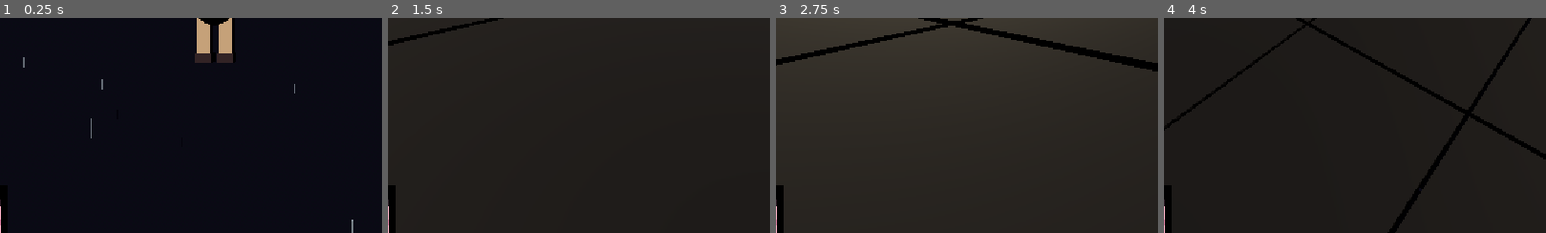
Above: before the commit, frames 1-4 (left to right).
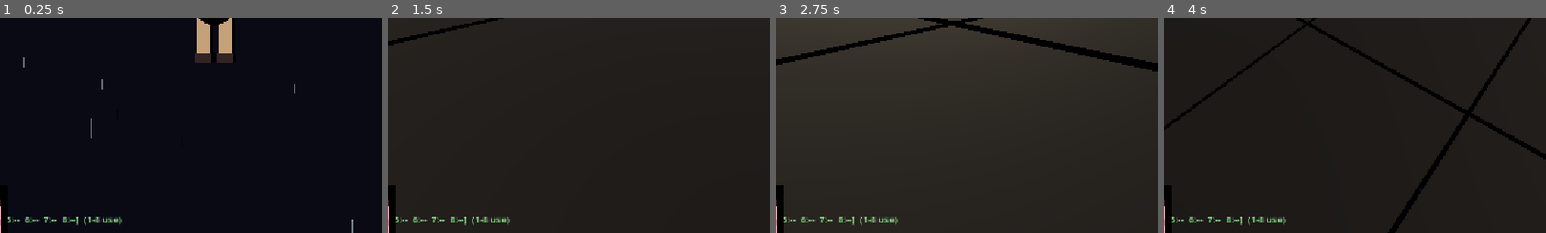
Above: after the commit, the same moments.

Repository: taistelupelto-rgb/tuomon-oma-videopeli
Game: Godot game, scene res://main.tscn
The game is run twice, just before and just after one commit, with the same random seed, the same clock (stepped at 60 frames per second) and the same inputs.
Inputs:
- Up to frame 1 (0.25 s): no input
- Up to frame 2 (1.5 s): tap Enter at 0.5 s; hold Right 0.53-1.28 s; tap 1 at 0.6 s; tap Space at 0.77 s; tap 8 at 0.8, 1.35 s; hold S from 1.28 s (still down)
- Up to frame 3 (2.75 s): tap Space at 1.52 s; tap Enter at 1.55, 2.1 s; release S at 2.03 s; hold Right from 2.03 s (still down); tap Keypad Enter at 2.3 s
- Up to frame 4 (4 s): release Right at 2.78 s; hold W 2.78-3.53 s; tap Keypad Enter at 2.85 s; tap Space at 3.02, 3.77 s; tap R at 3.05, 3.6 s; hold Left from 3.53 s (still down); hold E from 3.53 s (still down)
The pictures show only the part of the screen within x 14-64%, y 47-97%; the shares and areas given below are measured in that part.

The runs differ from the first frame. In frame 1, 0.4% of the frame differs, in the area x 2-32%, y 92-97%; in frame 2, 0.4%; in frame 3, 0.4%; in frame 4, 0.4%.

Commit message:
feat: 8-slot inventory, pack melons and hearts, eat with 1-8

Diff:
--- a/main.gd
+++ b/main.gd
@@ -117,6 +117,7 @@
 var hud_cap: Label
 var hud_room: Label
 var hud_combo: Label
+var hud_inv: Label
 var cap_t := 0.0
 var title_panel: PanelContainer
 var dead_panel: PanelContainer
@@ -129,6 +130,8 @@
 var sfx_i := 0
 var autoplay := false
 var auto_t := 0
+var inventory: Array = [] # slots: {kind, count}. persists rooms, dies on new run.
+const INV_SLOTS := 8
 var probe_swings := 0
 var probe_hits := 0
 var probe_calls := 0
@@ -159,6 +162,7 @@
 	knife_dmg = 1
 	speed_bonus = 0.0
 	seen = {}
+	inventory.clear()
 	_load_room(0, false) # permadeath: no chains survive a new run
 	state = "play"
 	paused_game = false
@@ -336,6 +340,8 @@
 			_refresh_overlays()
 		elif k == KEY_C and state == "play":
 			codex_panel.visible = not codex_panel.visible
+		elif state == "play" and not paused_game and k >= KEY_1 and k <= KEY_8:
+			inv_use(k - KEY_1)
 
 func _process(delta: float) -> void:
 	tick += 1
@@ -664,35 +670,100 @@
 	_build_enemy_node(e)
 	announce("The warden calls a minion!")
 
+func inv_add(kind: String) -> bool:
+	if kind != "melon": # teeth-food is bulky: every melon takes its own slot
+		for s in inventory:
+			if s["kind"] == kind and int(s["count"]) < 99:
+				s["count"] = int(s["count"]) + 1
+				return true
+	if inventory.size() >= INV_SLOTS:
+		return false
+	inventory.append({"kind": kind, "count": 1})
+	return true
+
+func inv_use(slot: int) -> void:
+	if state != "play" or paused_game:
+		return
+	if slot < 0 or slot >= inventory.size():
+		return
+	var s: Dictionary = inventory[slot]
+	if s["kind"] == "melon" or s["kind"] == "heart":
+		if hp >= max_hp:
+			announce("HP full. Save it for the dark.")
+			return
+		hp = mini(max_hp, hp + 1)
+		s["count"] = int(s["count"]) - 1
+		play_sfx(SFX_COIN)
+		announce("Ate sun-melon." if s["kind"] == "melon" else "Heart consumed. +1 HP.")
+		if int(s["count"]) <= 0:
+			inventory.remove_at(slot)
+	elif s["kind"] == "crys":
+		announce("Milk-teeth are for the exit, not for eating.")
+	_refresh_hud()
+
+func _inv_text() -> String:
+	var parts: Array = []
+	for i in inventory.size():
+		parts.append("%d:%s x%d" % [i + 1, String(inventory[i]["kind"]), int(inventory[i]["count"])])
+	while parts.size() < INV_SLOTS:
+		parts.append("%d:--" % (parts.size() + 1))
+	return "PACK [" + "  ".join(parts) + "]  (1-8 use)"
+
+func _melon_slot() -> int:
+	for i in inventory.size():
+		if inventory[i]["kind"] == "melon":
+			return i + 1
+	return 0
+
 func _pickup_update() -> void:
 	var pp := player_node.position
 	for it in items:
 		if it["taken"]:
 			continue
 		if pp.distance_to(it["pos"]) < 1.4:
+			if not inv_add("crys"):
+				announce("Pack full! Milk-tooth left on the floor.")
+				continue
 			it["taken"] = true
 			(it["node"] as Node3D).visible = false
 			score += 100
 			play_sfx(SFX_COIN)
-			announce("Crystal taken (%d left)." % _crystals_left())
+			announce("Crystal packed (%d left out there)." % _crystals_left())
 	for ex in extras:
 		if ex["taken"]:
 			continue
 		if pp.distance_to(ex["pos"]) < 1.4:
-			ex["taken"] = true
-			(ex["node"] as Node3D).visible = false
 			if ex["kind"] == "heart":
-				hp = mini(max_hp, hp + 1)
-				announce("Heart: +1 HP.")
+				if hp < max_hp:
+					hp = mini(max_hp, hp + 1)
+					ex["taken"] = true
+					(ex["node"] as Node3D).visible = false
+					announce("Heart: +1 HP.")
+				elif inv_add("heart"):
+					ex["taken"] = true
+					(ex["node"] as Node3D).visible = false
+					announce("Heart packed for later.")
+				else:
+					announce("Pack full! Left the heart.")
+					continue
+			elif ex["kind"] == "melon":
+				if inv_add("melon"):
+					ex["taken"] = true
+					(ex["node"] as Node3D).visible = false
+					score += 10
+					announce("Sun-melon packed. Tuhkanaama-free calories (press %d to eat)." % _melon_slot())
+				else:
+					announce("Pack full! The melon sits there, smelling.")
+					continue
 			elif ex["kind"] == "sharp":
 				knife_dmg = 2
+				ex["taken"] = true
+				(ex["node"] as Node3D).visible = false
 				announce("Sharp knife: double damage.")
-			elif ex["kind"] == "melon":
-				hp = mini(max_hp, hp + 1)
-				score += 25
-				announce("Sun-melon: sweet. +1 HP. The soot-face smells the rind.")
 			else:
 				speed_bonus += 1.0
+				ex["taken"] = true
+				(ex["node"] as Node3D).visible = false
 				announce("Boots: faster.")
 			play_sfx(SFX_COIN)
 
@@ -1088,6 +1159,12 @@
 	hud_cap.add_theme_color_override("font_color", Color(1, 1, 0.4))
 	hud_cap.autowrap_mode = TextServer.AUTOWRAP_WORD_SMART
 	layer.add_child(hud_cap)
+	hud_inv = Label.new()
+	hud_inv.position = Vector2(12, 600)
+	hud_inv.size = Vector2(1100, 24)
+	hud_inv.add_theme_font_size_override("font_size", 14)
+	hud_inv.add_theme_color_override("font_color", Color(0.6, 1.0, 0.6))
+	layer.add_child(hud_inv)
 	var portrait := TextureRect.new()
 	portrait.texture = load("res://assets/femboy.png") as Texture2D
 	portrait.position = Vector2(12, 560)
@@ -1099,7 +1176,7 @@
 	minimap.position = Vector2(1152 - 20 * 8 - 24, 44)
 	layer.add_child(minimap)
 	minimap.game = self
-	title_panel = _overlay(layer, "CATERPILLAR: KNIFE OF THE MOTHER 3D", LORE_GOAL + "\n\n" + LORE_INTRO + "\n\nWASD move | Arrows turn | SPACE slash | R reroll | P pause | C codex\n\nPress ENTER to spawn")
+	title_panel = _overlay(layer, "CATERPILLAR: KNIFE OF THE MOTHER 3D", LORE_GOAL + "\n\n" + LORE_INTRO + "\n\nWASD move | Arrows turn | SPACE slash | R reroll | P pause | C codex | 1-8 eat from pack\n\nPress ENTER to spawn")
 	dead_panel = _overlay(layer, "YOU DIED", "The cave keeps the knife.\nPress ENTER for a new cave.")
 	win_panel = _overlay(layer, "ENSLAVED AND DELIVERED!", "A chained tuhkanaama kneels at the glowing exit. The cave releases its master.\n\n" + LORE_OUTRO + "\nPress ENTER for a new cave.")
 	codex_panel = _overlay(layer, "THE CAVE REMEMBERS", _codex_text())
@@ -1137,6 +1214,7 @@
 		hearts += "H" if i < hp else "-"
 	hud_top.text = "LV %02d  HP %s %d/%d  SCORE %06d  CHAIN %d" % [ri + 1, hearts, hp, max_hp, score, _chained_count()]
 	hud_combo.text = ("COMBO x%d" % combo) if combo > 1 else ""
+	hud_inv.text = _inv_text()
 
 func _refresh_overlays() -> void:
 	title_panel.visible = state == "title"
@@ -1221,7 +1299,7 @@
 func _autoplay(delta: float) -> void:
 	auto_t += 1
 	if auto_t % 600 == 0:
-		print("[autoplay] t=%d state=%s room=%d hp=%d chain=%d score=%d foes=%d swings=%d calls=%d minarc=%.2f hits=%d yaw=%.2f" % [auto_t, state, ri, hp, _chained_count(), score, enemies.size(), probe_swings, probe_calls, probe_min_arc, probe_hits, yaw])
+		print("[autoplay] t=%d state=%s room=%d hp=%d chain=%d score=%d foes=%d swings=%d calls=%d minarc=%.2f hits=%d inv=%s yaw=%.2f" % [auto_t, state, ri, hp, _chained_count(), score, enemies.size(), probe_swings, probe_calls, probe_min_arc, probe_hits, _inv_text(), yaw])
 		for e in enemies:
 			var ep: Vector3 = (e["node"] as Node3D).position
 			print("  foe type=%s hp=%s dead=%s ensl=%s d=%.1f" % [e["type"], e["hp"], e["dead"], e.get("enslaved", false), player_node.position.distance_to(ep)])
@@ -1231,6 +1309,11 @@
 	if state == "dead" or state == "win":
 		start_run(1234 + auto_t) # smoke hook keeps exercising
 		return
+	if hp < max_hp: # smoke hook eats from the pack
+		for i in inventory.size():
+			if inventory[i]["kind"] == "melon" or inventory[i]["kind"] == "heart":
+				inv_use(i)
+				break
 	if state != "play" or auto_t < 30:
 		return
 	# cheat-walk the critical path: fight every 4th cycle, melons even, else crystals, else exit
